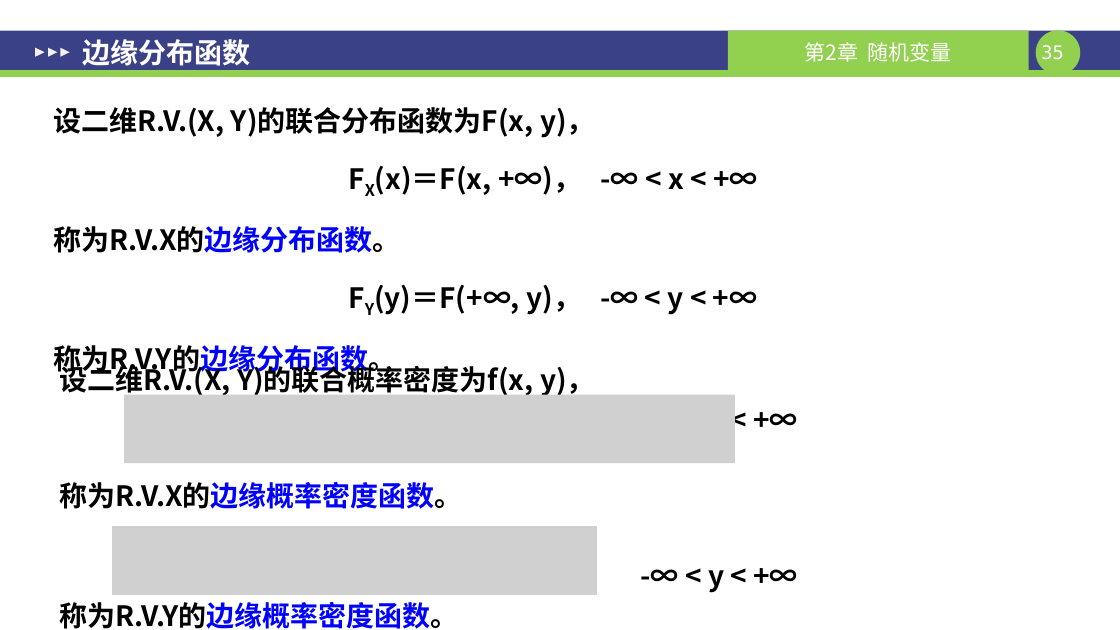
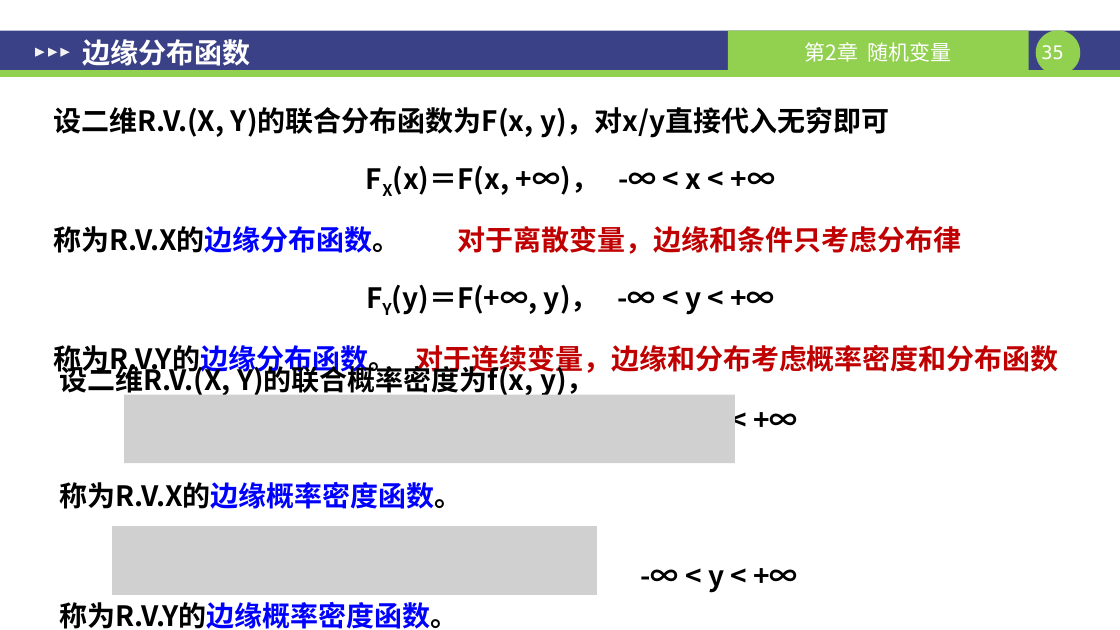
Before and after one commit to sangzige/course_resource, a slide deck: slide 35 of 随机过程/ch02-随机变量及其分布.pptx. Drawn at 1120x630 pixels with LibreOffice and Linux fonts; fonts in the diff are those of the drawing; grey boxes stand for pictures. Boxes give left, top, right and bottom in pixels: in the first picture for what was removed or moved away, otherwise in the second. Text is boxed around its words. In the diff, an @@ line names an element or a change of style, - is before the commit and + after.

```diff
--- a/随机过程/ch02-随机变量及其分布.pptx
+++ b/随机过程/ch02-随机变量及其分布.pptx
@@ text at [53,107,889,138]: text changed @@
-设二维R.V.(X, Y)的联合分布函数为F(x, y)，
+设二维R.V.(X, Y)的联合分布函数为F(x, y)，对x/y直接代入无穷即可
@@ text at [53,226,962,254]: text changed; text colour #000000 to #C00000 @@
-称为R.V.X的边缘分布函数。
+称为R.V.X的边缘分布函数。 对于离散变量，边缘和条件只考虑分布律
@@ text at [53,345,1059,377]: text changed; text colour #000000 to #C00000 @@
-称为R.V.Y的边缘分布函数。
+称为R.V.Y的边缘分布函数。 对于连续变量，边缘和分布考虑概率密度和分布函数
```
Also in this commit, not shown: 10 other slides changed, 26 other files.
